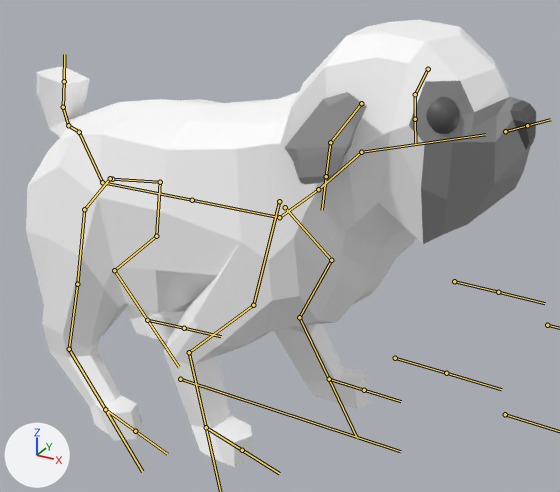
What one commit did to the FBX model Content/Assets/Dog/pug/pug_01.fbx.
Before and after are seen from a 50 mm camera at (-1.662, -1.435, 2.7) aimed at (-2.466, 0.027, 1.969). The axes (+X, +Y, +Z) are drawn at lower left. The lights are the same throughout. Both versions are drawn at frame 1 of the action 'root|Cube.005Action'; the numbers are the values there. The bones that bend it are drawn over the model as lines.
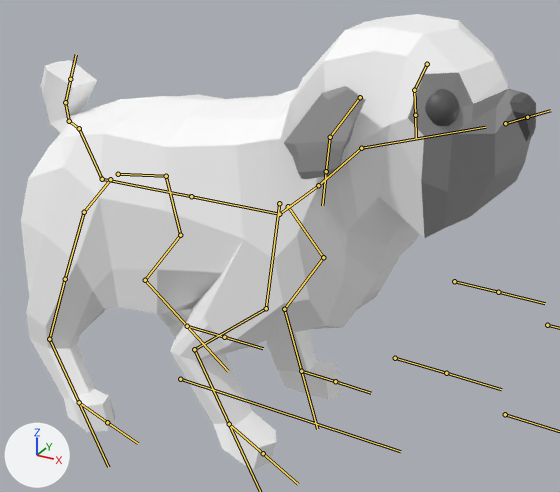
The edits, one by one:
Bone 'Bone.014' (bone_bone_014) moves from (-0.002, -0.103, 0.0) to (-0.001, -0.074, 0.0).
Bone 'Bone.019' (bone_bone_019) moves from (-0.083, -0.034, 0.048) to (-0.078, -0.011, 0.067).
Bone 'Bone.019' (bone_bone_019) turns from (-16, 21, -17) to (-25, 28, -26) degrees about its own x, y and z.
Bone 'Bone.020' (bone_bone_020) turns from (13, -10, -7) to (18, -11, -10) degrees about its own x, y and z.
Bone 'Bone.021' (bone_bone_021) turns from (31, 1, -3) to (26, 1, -3) degrees about its own x, y and z.
Bone 'Bone.031' (bone_bone_031) turns from (-3, 0, 0) to (-2, 0, 0) degrees about its own x, y and z.
Bone 'Bone.027' (bone_bone_027) moves from (0.031, -0.078, 0.097) to (0.02, -0.05, 0.062).
Bone 'Bone.027' (bone_bone_027) turns from (-24, -32, -1) to (-17, -23, -2) degrees about its own x, y and z.
Bone 'Bone.028' (bone_bone_028) turns from (3, 10, 8) to (-14, 9, 2) degrees about its own x, y and z.
Bone 'Bone.038' (bone_bone_038) turns from (39, -1, 4) to (60, -3, 5) degrees about its own x, y and z.
Bone 'Bone.015' (bone_bone_015) turns from (-3, 0, 0) to (-2, 0, 0) degrees about its own x, y and z.
Bone 'Bone.017' (bone_bone_017) turns from (-14, 0, 0) to (-9, 0, 0) degrees about its own x, y and z.
Bone 'Bone.018' (bone_bone_018) turns from (-27, 0, 0) to (-22, 0, 0) degrees about its own x, y and z.
Bone 'Bone.023' (bone_bone_023) moves from (0.033, 0.014, 0.069) to (0.061, 0.026, 0.128).
Bone 'Bone.023' (bone_bone_023) turns from (-5, 15, -2) to (-3, 9, -1) degrees about its own x, y and z.
Bone 'Bone.024' (bone_bone_024) turns from (31, 2, 2) to (45, 1, 2) degrees about its own x, y and z.
Bone 'Bone.025' (bone_bone_025) turns from (37, -10, 0) to (47, -8, -1) degrees about its own x, y and z.
Bone 'Bone.026' (bone_bone_026) turns from (35, -2, -2) to (39, -2, -3) degrees about its own x, y and z.
Bone 'Bone.039' (bone_bone_039) moves from (-0.082, 0.017, 0.055) to (-0.083, 0.023, 0.02).
Bone 'Bone.039' (bone_bone_039) turns from (-1, -4, 0) to (-3, -10, -1) degrees about its own x, y and z.
Bone 'Bone.040' (bone_bone_040) turns from (15, 1, 0) to (10, 0, 0) degrees about its own x, y and z.
Bone 'Bone.041' (bone_bone_041) turns from (-8, 4, -1) to (-11, 5, -1) degrees about its own x, y and z.
Bone 'Bone.035' (bone_bone_035) moves from (0.0, 0.207, -0.005) to (0.0, 0.478, -0.006).
Bone 'Bone.036' (bone_bone_036) moves from (-0.024, -0.105, 0.058) to (-0.131, -0.572, 0.122).
Bone 'Bone.036' (bone_bone_036) turns from (3, -1, 0) to (7, -2, 0) degrees about its own x, y and z.
Bone 'Bone.043' (bone_bone_043) moves from (0.0, 0.668, 0.126) to (0.0, 0.453, 0.233).
Bone 'Bone.043' (bone_bone_043) turns from (15, 0, 0) to (28, 0, 0) degrees about its own x, y and z.
Bone 'Bone.045' (bone_bone_045) moves from (0.126, -0.648, -0.014) to (0.051, -0.376, -0.032).

Changed parts and their boxes [x1, y1, x2, y2] in the pictures (560 x 492 px):
'Cube', posed
    before: [26, 20, 536, 467]
    after: [21, 14, 536, 470]
bone 'Bone.014', root to tip
    before: (192, 200) to (192, 198)
    after: (191, 196) to (191, 195)
bone 'Bone.019', root to tip
    before: (285, 207) to (331, 260)
    after: (288, 206) to (323, 257)
bone 'Bone.020', root to tip
    before: (331, 260) to (299, 317)
    after: (323, 257) to (284, 309)
bone 'Bone.021', root to tip
    before: (299, 317) to (329, 379)
    after: (284, 309) to (301, 371)
bone 'Bone.031', root to tip
    before: (361, 152) to (485, 134)
    after: (361, 148) to (485, 127)
bone 'Bone.027', root to tip
    before: (279, 201) to (253, 305)
    after: (279, 203) to (266, 308)
bone 'Bone.028', root to tip
    before: (253, 305) to (189, 352)
    after: (266, 308) to (194, 349)
bone 'Bone.038', root to tip
    before: (189, 352) to (206, 427)
    after: (194, 349) to (229, 424)
bone 'Bone.015', root to tip
    before: (102, 182) to (79, 132)
    after: (102, 179) to (79, 128)
bone 'Bone.017', root to tip
    before: (68, 125) to (63, 107)
    after: (69, 121) to (65, 102)
bone 'Bone.018', root to tip
    before: (63, 107) to (64, 81)
    after: (65, 102) to (70, 79)
bone 'Bone.023', root to tip
    before: (112, 179) to (160, 182)
    after: (118, 174) to (166, 176)
bone 'Bone.024', root to tip
    before: (160, 182) to (156, 236)
    after: (166, 176) to (180, 235)
bone 'Bone.025', root to tip
    before: (156, 236) to (114, 270)
    after: (180, 235) to (145, 280)
bone 'Bone.026', root to tip
    before: (114, 270) to (147, 320)
    after: (145, 280) to (187, 326)
bone 'Bone.039', root to tip
    before: (110, 178) to (84, 209)
    after: (110, 179) to (84, 212)
bone 'Bone.040', root to tip
    before: (84, 209) to (77, 284)
    after: (84, 212) to (65, 279)
bone 'Bone.041', root to tip
    before: (77, 284) to (69, 349)
    after: (65, 279) to (49, 339)
bone 'Bone.035', root to tip
    before: (329, 379) to (328, 378)
    after: (301, 371) to (300, 370)
bone 'Bone.036', root to tip
    before: (147, 320) to (146, 320)
    after: (187, 326) to (186, 325)
bone 'Bone.043', root to tip
    before: (206, 427) to (205, 426)
    after: (229, 424) to (228, 423)
bone 'Bone.045', root to tip
    before: (105, 409) to (104, 409)
    after: (79, 402) to (78, 402)
